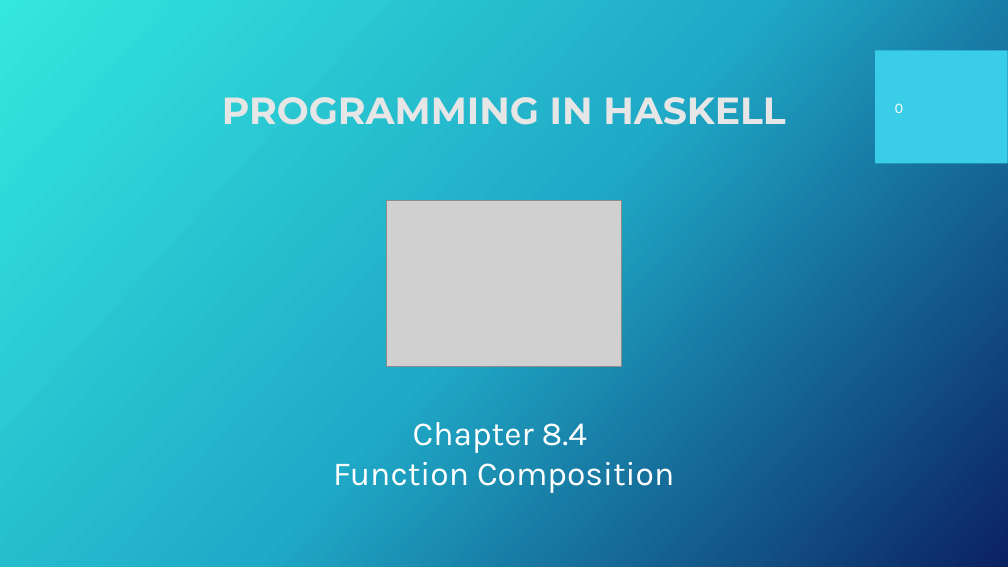
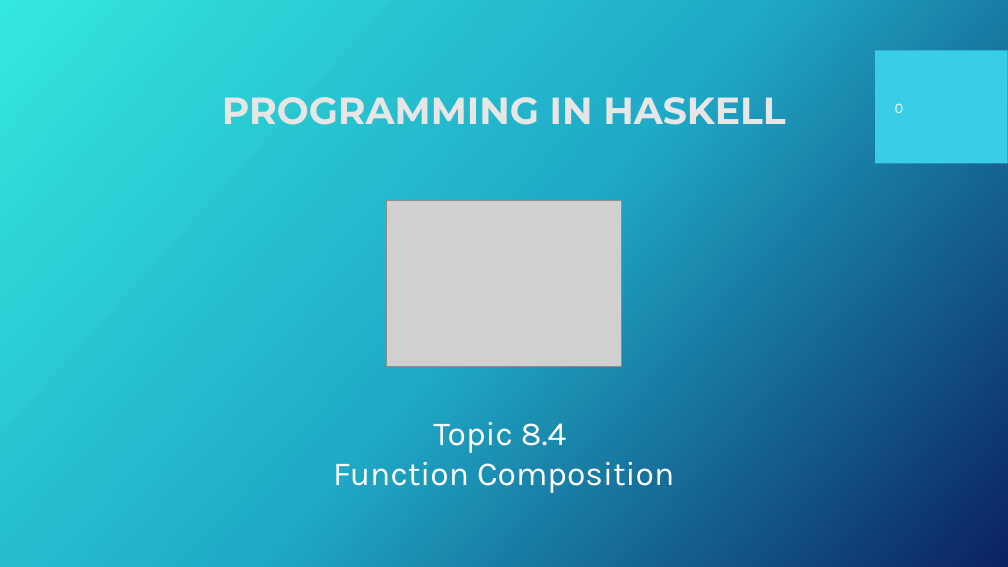
Before and after one commit to Fun-Prog-26/fun-prog-26, a slide deck: slide 1 of topic08-higher-order-functions/unit-08a-lectures/talk-4/d-function-comp.pptx. Drawn at 1008x567 pixels with LibreOffice and Linux fonts; fonts in the diff are those of the drawing; grey boxes stand for pictures; background and template pictures are left out. Boxes give left, top, right and bottom in pixels: in the first picture for what was removed or moved away, otherwise in the second. Text is boxed around its words. In the diff, an @@ line names an element or a change of style, - is before the commit and + after.

Commit message:
topic 08 and proj dev

```diff
--- a/topic08-higher-order-functions/unit-08a-lectures/talk-4/d-function-comp.pptx
+++ b/topic08-higher-order-functions/unit-08a-lectures/talk-4/d-function-comp.pptx
@@ text at (433,422,566,453): text changed @@
-Chapter 8.4
+Topic 8.4
```
Also in this commit, not shown: 2 other slides changed, 38 other files.
